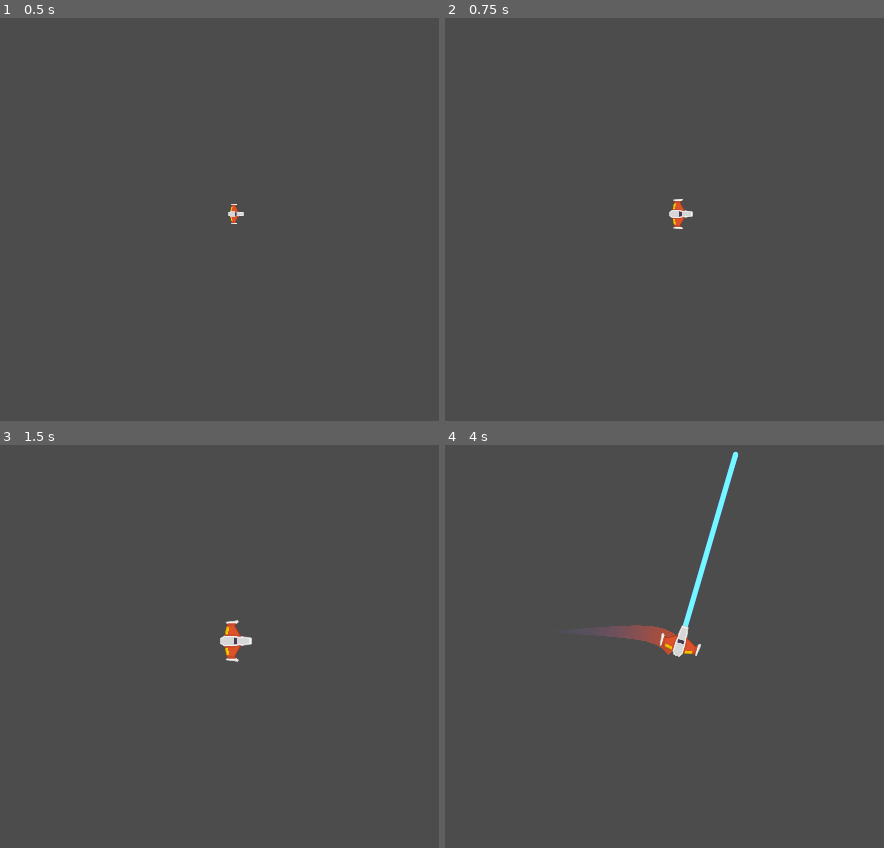
Above: before the commit, frames 1-4 (two rows, left to right).
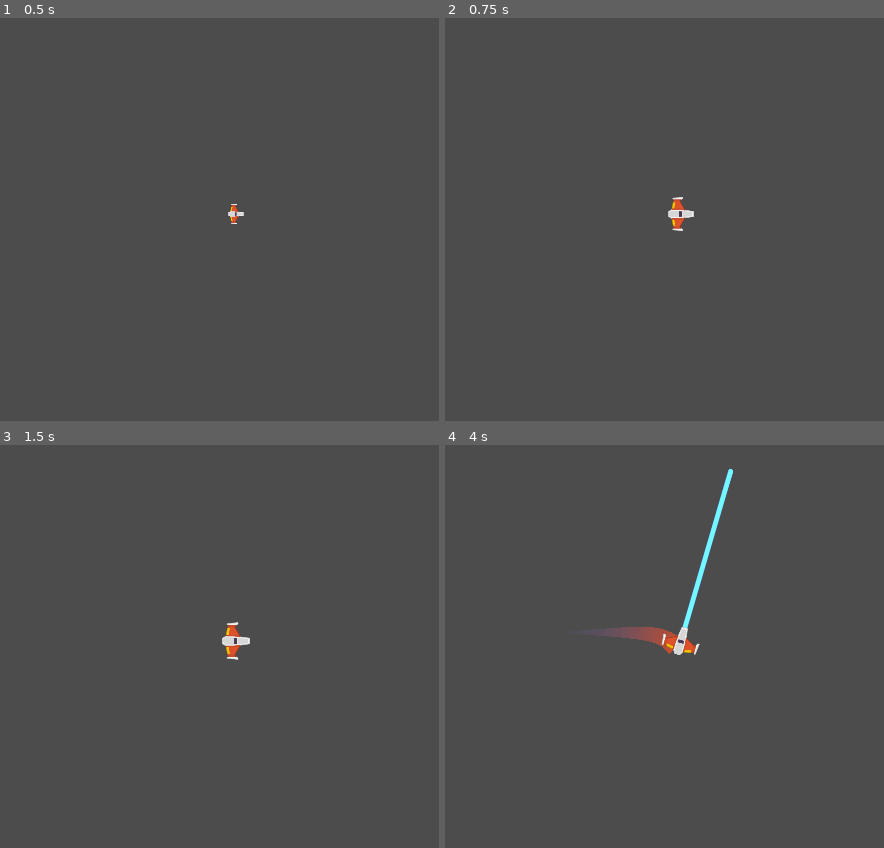
Above: after the commit, the same moments.

Repository: l3leti/pixellab3
Game: Godot game, scene res://Juego/Naves/Player/Player.tscn
Two runs of this game, one before a commit and one after it. Both use one fixed random seed, a clock stepped at 60 frames per second and the inputs below. This scene is started directly instead of the project's main scene.
Inputs (mouse positions are in pixels of both pictures, inside the frame that each line leads up to):
- Up to frame 1 (0.5 s): no input
- Up to frame 2 (0.75 s): move the mouse to (857, 191) at 0.52 s; hold W (mover_adelante) from 0.53 s (still down); hold Mouse wheel up (zoom_acercar, bound only after the commit) from 0.53 s (still down)
- Up to frame 3 (1.5 s): tap Mouse wheel down (zoom_alejar, bound only after the commit) at 0.8, 1.35 s; tap Enter at 1.25 s; move the mouse to (74, 662) at 1.27 s; release W (mover_adelante) at 1.28 s; release Mouse wheel up (zoom_acercar, bound only after the commit) at 1.28 s; hold S (mover_atras) from 1.28 s (still down)
- Up to frame 4 (4 s): tap Mouse wheel up (zoom_acercar, bound only after the commit) at 1.55, 3.05 s; tap Space at 2 s; move the mouse to (761, 541) at 2.02 s; release S (mover_atras) at 2.03 s; hold P (disparo_principal) 2.03-2.78 s; hold W (mover_adelante) 2.03-3.53 s; tap Mouse wheel down (zoom_alejar, bound only after the commit) at 2.3, 3.8 s; move the mouse to (642, 731) at 2.77 s; right-click (642, 731) at 2.85 s; move the mouse to (outside the picture) at 3.52 s; hold S (mover_atras) from 3.53 s (still down); hold A (rotar_antihorario) from 3.53 s (still down)

Frame 1 is identical in both runs. In frame 2, 0.1% of the frame differs, in the area x 50-57%, y 44-53%; in frame 3, 0.2%; in frame 4, 0.5%, in the area x 36-67%, y 1-53%.

Commit message:
control camaras

Diff:
--- a/Juego/Meteoritos/SectorMeteoritos.tscn
+++ b/Juego/Meteoritos/SectorMeteoritos.tscn
@@ -236,52 +236,68 @@
 [node name="Spawners" type="Node2D" parent="."]
 
 [node name="MeteoritoSpawner3" parent="Spawners" instance=ExtResource( 1 )]
-position = Vector2( -1150, -579 )
+position = Vector2( -1150, -720 )
+direccion = Vector2( 1, 2 )
 
 [node name="MeteoritoSpawner" parent="Spawners" instance=ExtResource( 1 )]
-position = Vector2( -925, -212 )
+position = Vector2( -1150, -360 )
+direccion = Vector2( 1, 2 )
 
 [node name="MeteoritoSpawner2" parent="Spawners" instance=ExtResource( 1 )]
-position = Vector2( -1150, 317 )
+position = Vector2( -1150, 360 )
+direccion = Vector2( 1, -2 )
 
 [node name="MeteoritoSpawner4" parent="Spawners" instance=ExtResource( 1 )]
-position = Vector2( -1150, 730 )
+position = Vector2( -1150, 720 )
+direccion = Vector2( 1, -2 )
 
 [node name="MeteoritoSpawner5" parent="Spawners" instance=ExtResource( 1 )]
-position = Vector2( -778, 751 )
+position = Vector2( -575, 720 )
+direccion = Vector2( 1, -2 )
+
+[node name="MeteoritoSpawner7" parent="Spawners" instance=ExtResource( 1 )]
+position = Vector2( 0, 720 )
+direccion = Vector2( 0, -2 )
+
+[node name="MeteoritoSpawner8" parent="Spawners" instance=ExtResource( 1 )]
+position = Vector2( 575, 720 )
+direccion = Vector2( -1, -2 )
+
+[node name="MeteoritoSpawner9" parent="Spawners" instance=ExtResource( 1 )]
+position = Vector2( 1150, 720 )
+direccion = Vector2( -1, -2 )
+
+[node name="MeteoritoSpawner10" parent="Spawners" instance=ExtResource( 1 )]
+position = Vector2( 1150, 360 )
+direccion = Vector2( -1, -2 )
+
+[node name="MeteoritoSpawner11" parent="Spawners" instance=ExtResource( 1 )]
+position = Vector2( 1150, -360 )
+direccion = Vector2( -1, 2 )
+
+[node name="MeteoritoSpawner12" parent="Spawners" instance=ExtResource( 1 )]
+position = Vector2( 1150, -720 )
+direccion = Vector2( -2, 2 )
+
+[node name="MeteoritoSpawner13" parent="Spawners" instance=ExtResource( 1 )]
+position = Vector2( 575, -720 )
+direccion = Vector2( -1, 2 )
+
+[node name="MeteoritoSpawner15" parent="Spawners" instance=ExtResource( 1 )]
+position = Vector2( 0, -720 )
+direccion = Vector2( 0, 2 )
+
+[node name="MeteoritoSpawner16" parent="Spawners" instance=ExtResource( 1 )]
+position = Vector2( -575, -720 )
+direccion = Vector2( 1, 2 )
 
 [node name="MeteoritoSpawner6" parent="Spawners" instance=ExtResource( 1 )]
-position = Vector2( -323, 751 )
-
-[node name="MeteoritoSpawner7" parent="Spawners" instance=ExtResource( 1 )]
-position = Vector2( 299, 751 )
-
-[node name="MeteoritoSpawner8" parent="Spawners" instance=ExtResource( 1 )]
-position = Vector2( 826, 736 )
-
-[node name="MeteoritoSpawner9" parent="Spawners" instance=ExtResource( 1 )]
-position = Vector2( 1150, 733 )
-
-[node name="MeteoritoSpawner10" parent="Spawners" instance=ExtResource( 1 )]
-position = Vector2( 1150, 335 )
-
-[node name="MeteoritoSpawner11" parent="Spawners" instance=ExtResource( 1 )]
-position = Vector2( 1150, -200 )
-
-[node name="MeteoritoSpawner12" parent="Spawners" instance=ExtResource( 1 )]
-position = Vector2( 1150, -692 )
-
-[node name="MeteoritoSpawner13" parent="Spawners" instance=ExtResource( 1 )]
-position = Vector2( 871, -679 )
+position = Vector2( -1150, 0 )
+direccion = Vector2( 1, 0 )
 
 [node name="MeteoritoSpawner14" parent="Spawners" instance=ExtResource( 1 )]
-position = Vector2( 326, -694 )
-
-[node name="MeteoritoSpawner15" parent="Spawners" instance=ExtResource( 1 )]
-position = Vector2( -575, -720 )
-
-[node name="MeteoritoSpawner16" parent="Spawners" instance=ExtResource( 1 )]
-position = Vector2( -720, -718 )
+position = Vector2( 1150, 0 )
+direccion = Vector2( -1, 0 )
 
 [node name="Camera2D" type="Camera2D" parent="."]
 position = Vector2( 6, 0 )
@@ -291,7 +307,6 @@
 [node name="CanvasLayer" type="CanvasLayer" parent="."]
 
 [node name="ColorRect" type="ColorRect" parent="CanvasLayer"]
-modulate = Color( 0.649412, 0.510588, 0.510588, 0.4 )
 anchor_right = 1.0
 anchor_bottom = 1.0
 color = Color( 0.843137, 0.568627, 0.568627, 1 )
@@ -310,7 +325,7 @@
 
 [node name="AdvertenciaSFX" type="AudioStreamPlayer2D" parent="."]
 stream = ExtResource( 3 )
-volume_db = -30.952
+volume_db = -5.33655
 bus = "SFX"
 
 [node name="AnimationPlayer" type="AnimationPlayer" parent="."]
--- /dev/null
+++ b/Juego/Naves/Player/CameraPlayer.gd
@@ -0,0 +1,21 @@
+#CamaraPlayer
+class_name CamaraPlayer
+extends CamaraJuego
+
+## Variables export
+export var variacion_zoom:float = 0.1
+export var zoom_minimo:float = 0.8
+export var zoom_maximo:float = 1.5
+
+##Metodos
+func _unhandled_input(event: InputEvent)-> void:
+	if event.is_action_pressed("zoom_acercar"):
+		controlar_zoom(-variacion_zoom)
+	elif event.is_action_pressed("zoom_alejar"):
+		controlar_zoom(variacion_zoom)
+
+##Metodos custom
+func controlar_zoom(mod_zoom:float) -> void:
+	zoom.x = clamp(zoom.x + mod_zoom, zoom_minimo, zoom_maximo)
+	zoom.y = clamp(zoom.y + mod_zoom, zoom_minimo, zoom_maximo)
+	zoom_suavizado(zoom.x, zoom.y, 0.15)
--- a/Juego/Naves/Player/Player.tscn
+++ b/Juego/Naves/Player/Player.tscn
@@ -9,6 +9,7 @@
 [ext_resource path="res://Juego/Naves/Player/Motor/MotorSFX.tscn" type="PackedScene" id=7]
 [ext_resource path="res://Juego/Naves/Player/Escudo.tscn" type="PackedScene" id=8]
 [ext_resource path="res://Juego/Proyectiles/ProyectilPlayer.tscn" type="PackedScene" id=9]
+[ext_resource path="res://Juego/Naves/Player/CameraPlayer.gd" type="Script" id=10]
 
 [sub_resource type="CircleShape2D" id=1]
 radius = 37.0
@@ -102,6 +103,9 @@
 
 [node name="CameraPlayer" type="Camera2D" parent="."]
 current = true
+script = ExtResource( 10 )
+
+[node name="TweenZoom" type="Tween" parent="CameraPlayer"]
 
 [connection signal="body_entered" from="." to="." method="_on_body_entered"]
 [connection signal="animation_finished" from="AnimationPlayer" to="." method="_on_AnimationPlayer_animation_finished"]
--- /dev/null
+++ b/Juego/Niveles/CamaraJuego.gd
@@ -0,0 +1,35 @@
+#CamaraJuego
+class_name CamaraJuego
+extends Camera2D
+
+##Atributos
+var zoom_original:Vector2
+var puede_hacer_zoom:bool = true setget set_puede_hacer_zoom
+
+## variabless onrady
+onready var tween_zoom: Tween = $TweenZoom
+
+##Setters y Getters
+func set_puede_hacer_zoom(puede:bool)->void:
+	puede_hacer_zoom = puede
+
+##Metodos
+func _ready()-> void:
+	zoom_original = zoom
+
+##Metodos custom
+func zoom_suavizado(nuevo_zoom_x:float, nuevo_zoom_y:float, tiempo_transicion:float)->void:
+	tween_zoom.interpolate_property(
+		self,
+		"zoom",
+		zoom,
+		Vector2(nuevo_zoom_x,nuevo_zoom_y),
+		tiempo_transicion,
+		Tween.TRANS_LINEAR,
+		Tween.EASE_IN_OUT
+	)
+	tween_zoom.start()
+
+func devolver_zoom_original()-> void:
+	puede_hacer_zoom = false
+	zoom_suavizado(zoom_original.x, zoom_original.y, 1.0)
--- a/Juego/Niveles/Nivel.gd
+++ b/Juego/Niveles/Nivel.gd
@@ -76,19 +76,22 @@
 	new_sector_meteoritos.crear(centro_camara, numero_peligros)
 	camara_nivel.global_position = centro_camara
 	contenedor_sector_meteoritos.add_child(new_sector_meteoritos)
+	camara_nivel.zoom = $Player/CameraPlayer.zoom
+	camara_nivel.devolver_zoom_original()
 	transicion_camaras(
 		$Player/CameraPlayer.global_position,
 		camara_nivel.global_position,
-		camara_nivel
+		camara_nivel,
+		tiempo_transicion_camara
 	)
 
-func transicion_camaras(desde:Vector2, hasta: Vector2, camara_actual: Camera2D)->void:
+func transicion_camaras(desde:Vector2, hasta: Vector2, camara_actual: Camera2D, tiempo_transicion:float)->void:
 	$TweenCamara.interpolate_property(
 		camara_actual,
 		"global_position",
 		desde,
 		hasta,
-		tiempo_transicion_camara,
+		tiempo_transicion,
 		Tween.TRANS_LINEAR,
 		Tween.EASE_IN_OUT
 	)
@@ -97,14 +100,20 @@
 
 func controlar_meteoritos_restantes() -> void:
 	meteoritos_totales -= 1
-	print(meteoritos_totales)
 	if meteoritos_totales == 0:
 		contenedor_sector_meteoritos.get_child(0).queue_free()
+		$Player/CameraPlayer.set_puede_hacer_zoom(true)
+		var zoom_actual = $Player/CameraPlayer.zoom
+		$Player/CameraPlayer.zoom = camara_nivel.zoom
+		$Player/CameraPlayer.zoom_suavizado(zoom_actual.x, zoom_actual.y, 1.0)
 		transicion_camaras(
 			camara_nivel.global_position,
 			$Player/CameraPlayer.global_position,
-			$Player/CameraPlayer
+			$Player/CameraPlayer,
+			tiempo_transicion_camara * 0.10
 		)
+
+
 
 ## Conexion señales iternas
 
@@ -116,3 +125,8 @@
 		tamanio
 	)
 	contenedor_meteoritos.add_child(new_meteorito)
+
+
+func _on_TweenCamara_tween_completed(object, key):
+	if object.name == "CamaraPlayer":
+		object.global_position = $Player.global_position
--- a/Juego/Niveles/NivelTemporal.tscn
+++ b/Juego/Niveles/NivelTemporal.tscn
@@ -10,6 +10,7 @@
 [ext_resource path="res://Juego/Explosiones/ExplosionMeteorito.tscn" type="PackedScene" id=8]
 [ext_resource path="res://Juego/Meteoritos/SectorMeteoritos.tscn" type="PackedScene" id=9]
 [ext_resource path="res://icon.png" type="Texture" id=10]
+[ext_resource path="res://Juego/Niveles/CamaraJuego.gd" type="Script" id=11]
 
 [node name="NivelTemporal" type="Node"]
 script = ExtResource( 3 )
@@ -37,9 +38,14 @@
 numero_peligros = 12
 
 [node name="CameraNivel" type="Camera2D" parent="."]
+script = ExtResource( 11 )
+
+[node name="TweenZoom" type="Tween" parent="CameraNivel"]
 
 [node name="TweenCamara" type="Tween" parent="."]
 
 [node name="icon" type="Sprite" parent="."]
 position = Vector2( 801, 761 )
 texture = ExtResource( 10 )
+
+[connection signal="tween_completed" from="TweenCamara" to="." method="_on_TweenCamara_tween_completed"]
--- a/Juego/Proyectiles/Proyectil.gd
+++ b/Juego/Proyectiles/Proyectil.gd
@@ -4,7 +4,7 @@
 
 ## Atributos
 var velocidad: Vector2 = Vector2.ZERO
-var danio:float = 5.0
+var danio:float = 10.0
 
 ## Metodos
 func _physics_process(delta: float) -> void:
--- a/MeteoritoSpawner.gd
+++ b/MeteoritoSpawner.gd
@@ -6,7 +6,7 @@
 export var direccion:Vector2 = Vector2(1, 1)
 export var rango_tamanio_meteorito: Vector2 = Vector2(0.5, 2.2)
 
-##MEtodos
+##Metodos
 func spawnear_meteoritos() -> void:
 	Eventos.emit_signal(
 		"spawn_meteoritos",
--- a/project.godot
+++ b/project.godot
@@ -9,6 +9,16 @@
 config_version=4
 
 _global_script_classes=[ {
+"base": "Camera2D",
+"class": "CamaraJuego",
+"language": "GDScript",
+"path": "res://Juego/Niveles/CamaraJuego.gd"
+}, {
+"base": "CamaraJuego",
+"class": "CamaraPlayer",
+"language": "GDScript",
+"path": "res://Juego/Naves/Player/CameraPlayer.gd"
+}, {
 "base": "Node2D",
 "class": "Canion",
 "language": "GDScript",
@@ -80,6 +90,8 @@
 "path": "res://Juego/Meteoritos/SectorMeteoritos.gd"
 } ]
 _global_script_class_icons={
+"CamaraJuego": "",
+"CamaraPlayer": "",
 "Canion": "",
 "Enemigo": "",
 "Escudo": "",
@@ -167,6 +179,16 @@
 "events": [ Object(InputEventMouseButton,"resource_local_to_scene":false,"resource_name":"","device":0,"alt":false,"shi …(212 unchanged characters)…
  ]
 }
+zoom_acercar={
+"deadzone": 0.5,
+"events": [ Object(InputEventMouseButton,"resource_local_to_scene":false,"resource_name":"","device":0,"alt":false,"shift":false,"control":false,"meta":false,"command":false,"button_mask":0,"position":Vector2( 0, 0 ),"global_position":Vector2( 0, 0 ),"factor":1.0,"button_index":4,"pressed":false,"doubleclick":false,"script":null)
+ ]
+}
+zoom_alejar={
+"deadzone": 0.5,
+"events": [ Object(InputEventMouseButton,"resource_local_to_scene":false,"resource_name":"","device":0,"alt":false,"shift":false,"control":false,"meta":false,"command":false,"button_mask":0,"position":Vector2( 0, 0 ),"global_position":Vector2( 0, 0 ),"factor":1.0,"button_index":5,"pressed":false,"doubleclick":false,"script":null)
+ ]
+}
 
 [layer_names]
 
Not shown: 1 places in Juego/Naves/Player/Player.tscn that only renumber resources
Not shown: 1 places in Juego/Niveles/NivelTemporal.tscn that only renumber resources
